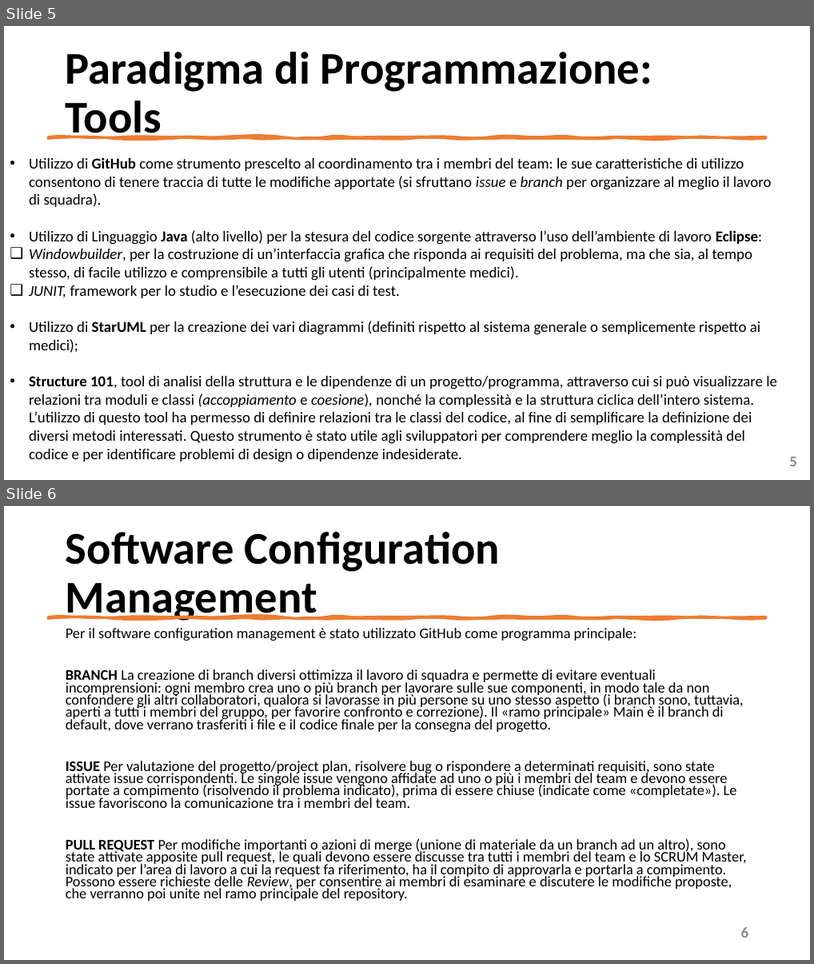
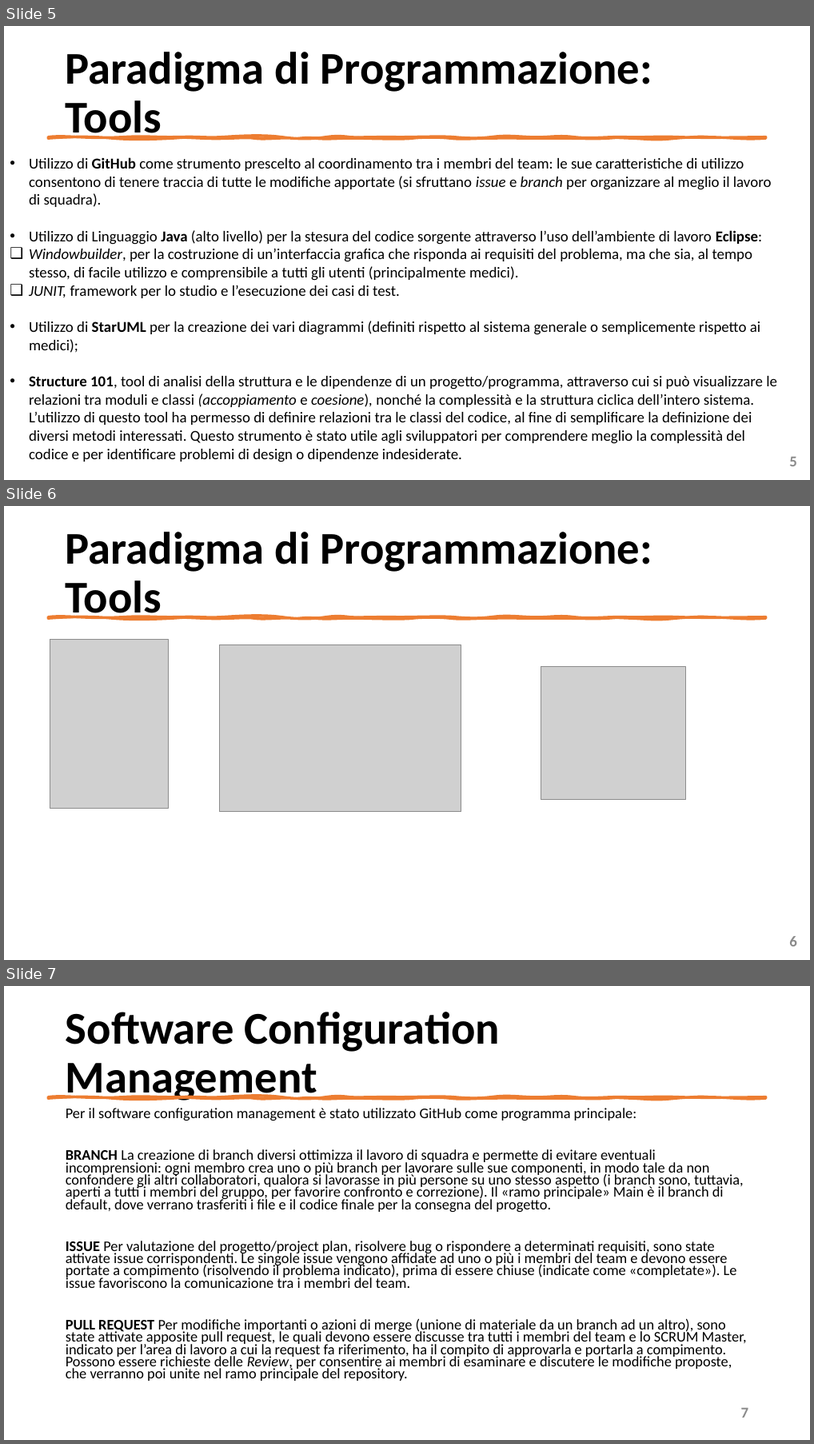
Before and after one commit to mangilimatteo/Progetto_Ingegneria_Software_Cattaneo_Mangili_Saini, a slide deck: Presentazione/Presentazione_Progetto.pptx. Shown one above the other, each under a label of ours: slides 5 and 6 before the commit, slides 5, 6 and 7 after it. The pictures are 814x964 and 814x1444 pixels, drawn with LibreOffice and Linux fonts; fonts in the diff are those of the drawing; grey boxes stand for pictures. Boxes give left, top, right and bottom in pixels: in the first picture for what was removed or moved away, otherwise in the second. Text is boxed around its words. In the diff, an @@ line names an element or a change of style, - is before the commit and + after.

Commit message:
up

```diff
--- a/Presentazione/Presentazione_Progetto.pptx
+++ b/Presentazione/Presentazione_Progetto.pptx
@@ slide 6 added at <box>4,506,810,960</box>, background #FFFFFF @@
@@ title added at <box>66,532,653,620</box>, 54 pt, text #000000, bold @@
+Paradigma di Programmazione: Tools
@@ freeform shape added at <box>48,616,766,618</box>, fill #ED7D31, outline #ED7D31 3.25 pt @@
@@ picture added at <box>50,639,169,808</box> @@
@@ picture added at <box>219,644,462,812</box> @@
@@ picture added at <box>541,666,686,800</box> @@
@@ page number added at <box>790,936,798,946</box>, 18 pt, text #8C8C8C, bold @@
+6
@@ what was slide 6 is now slide 7 @@
@@ page number at <box>742,1408,750,1417</box>: text changed @@
-6
+7
```
